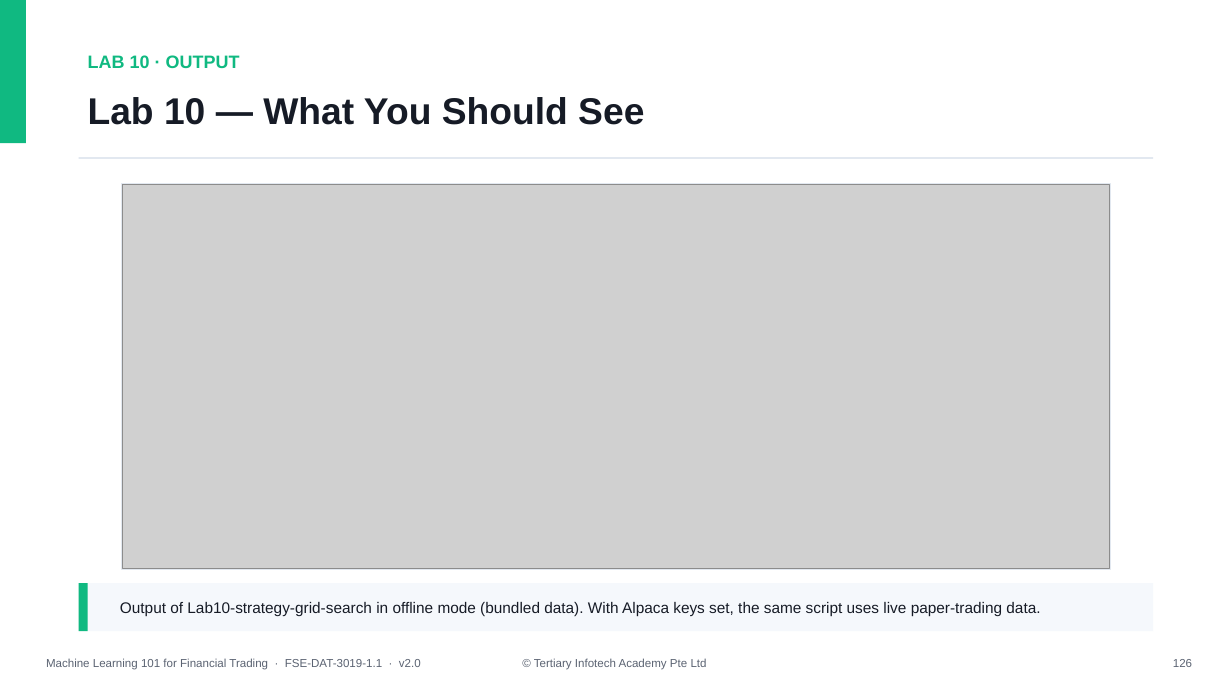
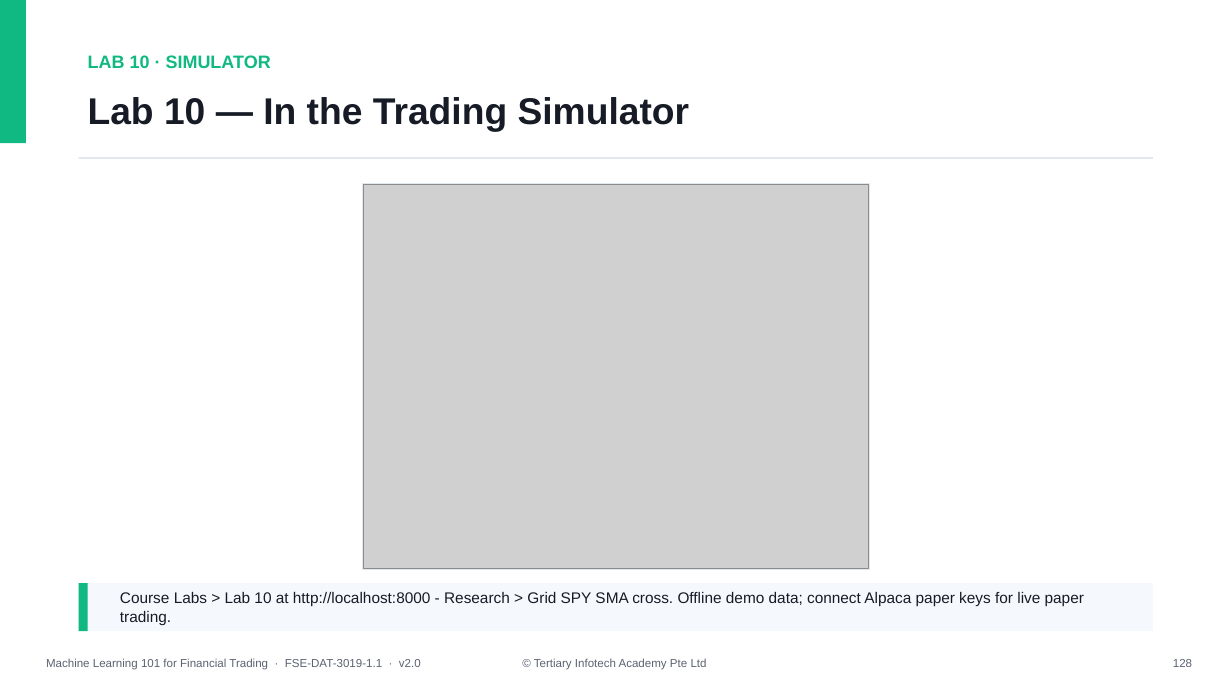
Before and after one commit to tertiarycourses/TGS-2023018794-Machine-Learning-101-for-Financial-Trading, a slide deck: slide 128 of courseware/Slides_ML 101 for Financial Trading_v2.0.pptx (slide 126 before the commit). Drawn at 1232x693 pixels with LibreOffice and Linux fonts; fonts in the diff are those of the drawing; grey boxes stand for pictures. Boxes give left, top, right and bottom in pixels: in the first picture for what was removed or moved away, otherwise in the second. Text is boxed around its words. In the diff, an @@ line names an element or a change of style, - is before the commit and + after.

```diff
--- a/courseware/Slides_ML 101 for Financial Trading_v2.0.pptx
+++ b/courseware/Slides_ML 101 for Financial Trading_v2.0.pptx
@@ text at (x1=88, y1=55, x2=271, y2=68): text changed @@
-LAB 10 · OUTPUT
+LAB 10 · SIMULATOR
@@ text at (x1=88, y1=97, x2=690, y2=132): text changed @@
-Lab 10 — What You Should See
+Lab 10 — In the Trading Simulator
@@ rectangle resized from (x1=121, y1=184, x2=1111, y2=569) to (x1=362, y1=184, x2=869, y2=569) @@
@@ picture resized from (x1=123, y1=185, x2=1110, y2=568) to (x1=364, y1=185, x2=869, y2=568) @@
@@ text at (x1=120, y1=592, x2=1084, y2=625): text changed @@
-Output of Lab10-strategy-grid-search in offline mode (bundled data). With Alpaca keys set, the same script uses live paper-trading data.
+Course Labs > Lab 10 at http://localhost:8000 - Research > Grid SPY SMA cross. Offline demo data; connect Alpaca paper keys for live paper trading.
```
Also in this commit, not shown: 104 other slides changed, 3 slides added, 29 other files.
